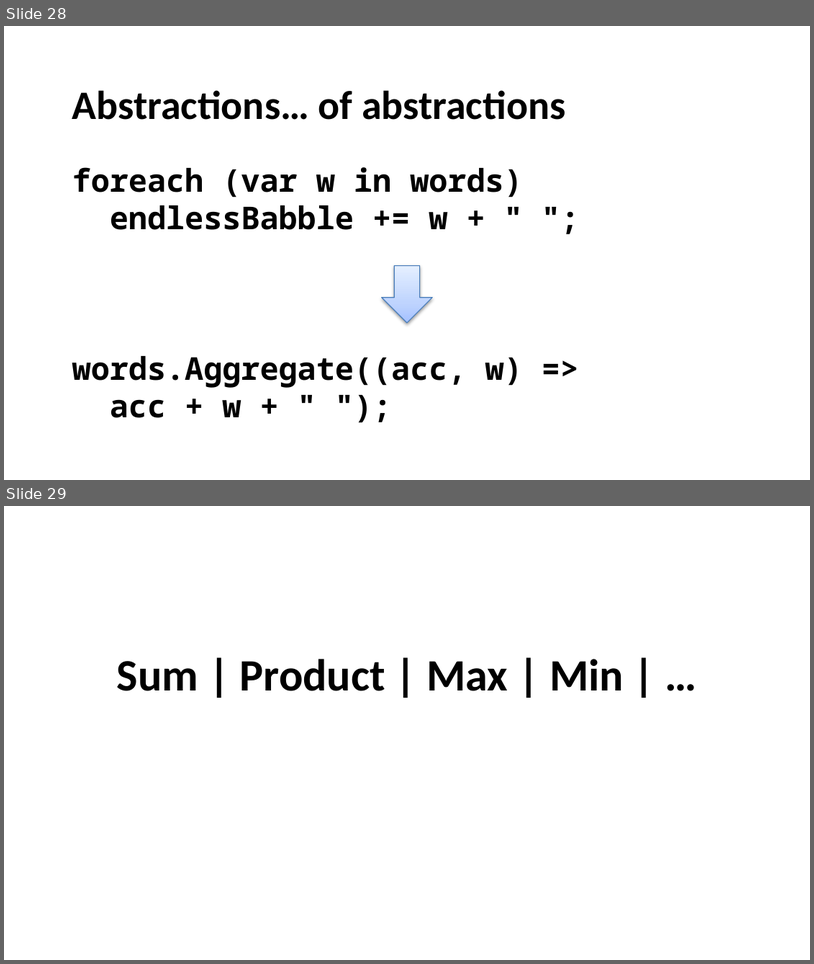
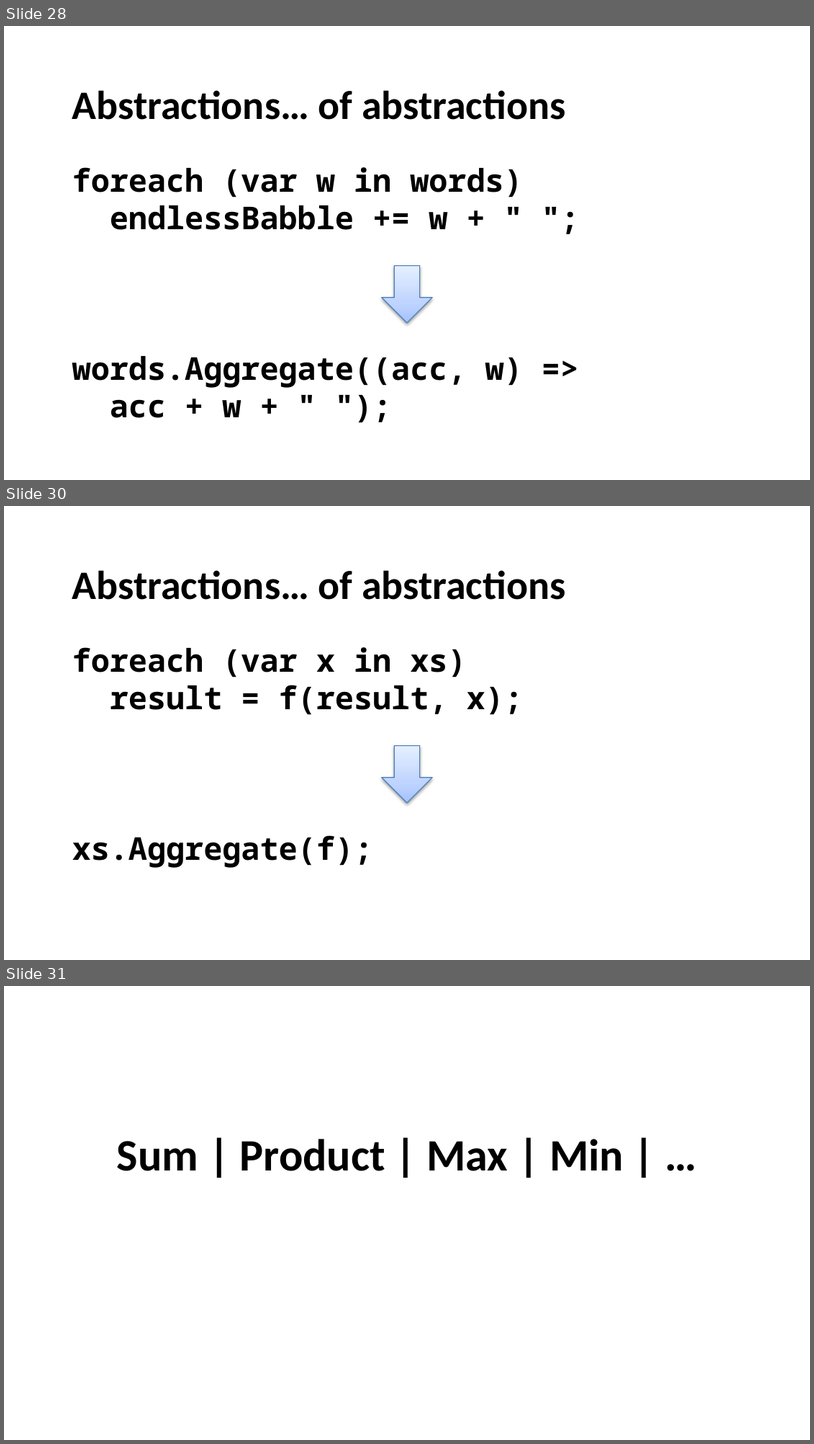
Before and after one commit to itowlson/zygo, a slide deck: How I learned to stop worrying and love the zygohistomorphic prepromorphism.pptx. Shown one above the other, each under a label of ours: slides 28 and 29 before the commit, slides 28, 30 and 31 after it; the slides between them are not shown. The pictures are 814x964 and 814x1444 pixels, drawn with LibreOffice and Linux fonts; fonts in the diff are those of the drawing. Boxes give left, top, right and bottom in pixels: in the first picture for what was removed or moved away, otherwise in the second. Text is boxed around its words. In the diff, an @@ line names an element or a change of style, - is before the commit and + after.

```diff
--- a/How I learned to stop worrying and love the zygohistomorphic prepromorphism.pptx
+++ b/How I learned to stop worrying and love the zygohistomorphic prepromorphism.pptx
@@ slide 30 added at (4, 506, 810, 960), background #FFFFFF @@
@@ text added at (72, 570, 566, 600), 36 pt, text #000000, bold @@
+Abstractions… of abstractions
@@ text added at (72, 647, 523, 867), 28 pt, text #000000, bold @@
+foreach (var x in xs)
+result = f(result, x);
+xs.Aggregate(f);
@@ down arrow added at (382, 746, 433, 803), fill gradient #A4C4FF to #BFD4FF to #E6EEFF, outline #4B7EBC 0.75 pt @@
@@ what was slide 29 is now slide 31 @@
```
Also in this commit, not shown: 3 slides changed, 32 other slides added, 1 slide removed.
